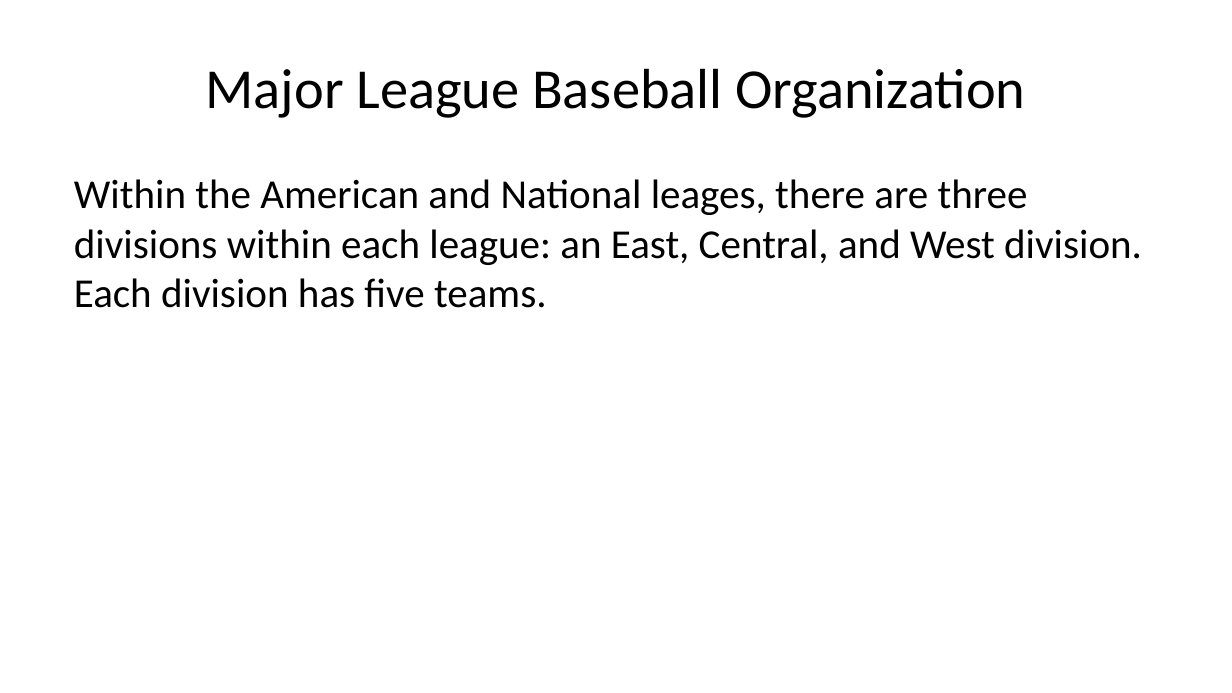
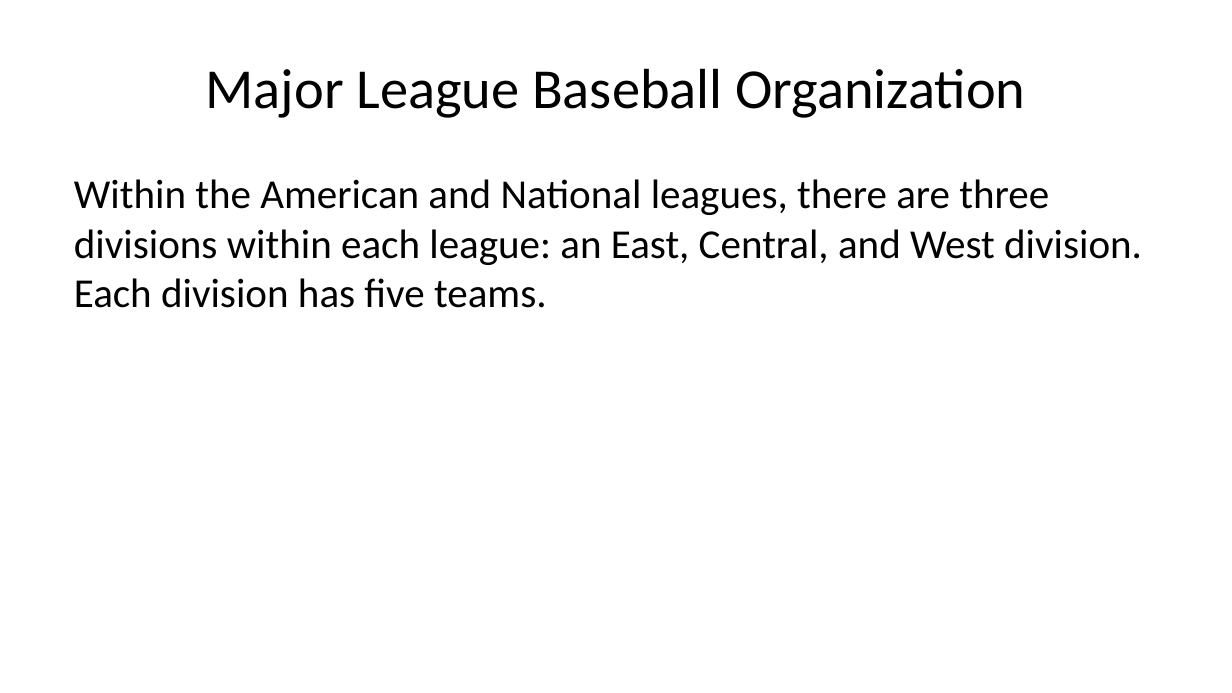
Before and after one commit to peidsmo/tc-2try2, a slide deck: slide 4 of docs/index.pptx. Drawn at 1232x693 pixels with LibreOffice and Linux fonts; fonts in the diff are those of the drawing. Boxes give left, top, right and bottom in pixels: in the first picture for what was removed or moved away, otherwise in the second. Text is boxed around its words. In the diff, an @@ line names an element or a change of style, - is before the commit and + after.

```diff
--- a/docs/index.pptx
+++ b/docs/index.pptx
@@ text at [74,179,1142,308]: text changed @@
-Within the American and National leages, there are three divisions within each league: an East, Central, and West division. Each division has five teams.
+Within the American and National leagues, there are three divisions within each league: an East, Central, and West division. Each division has five teams.
```
Also in this commit, not shown: 1 other slide changed, 9 other files.
